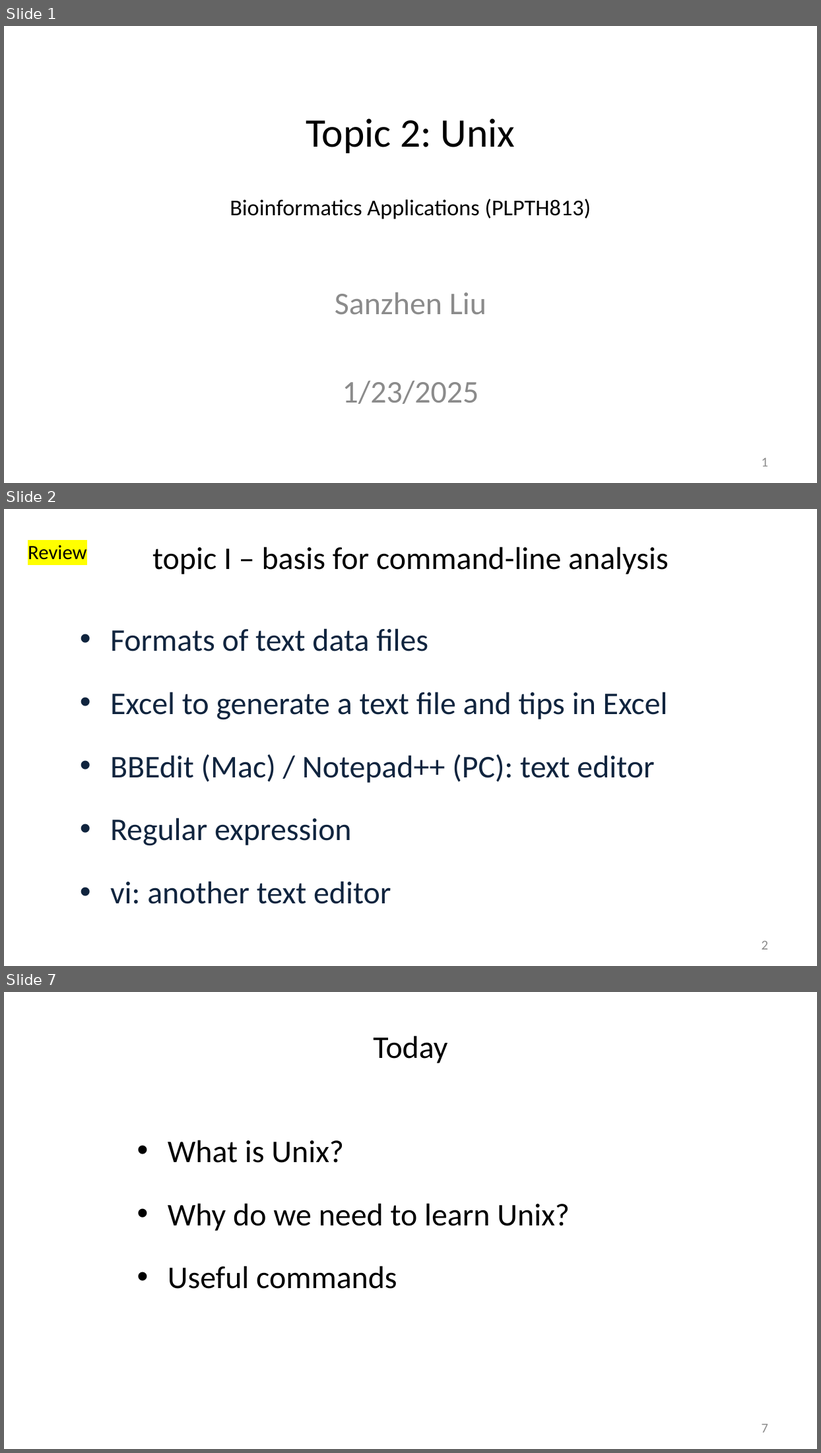
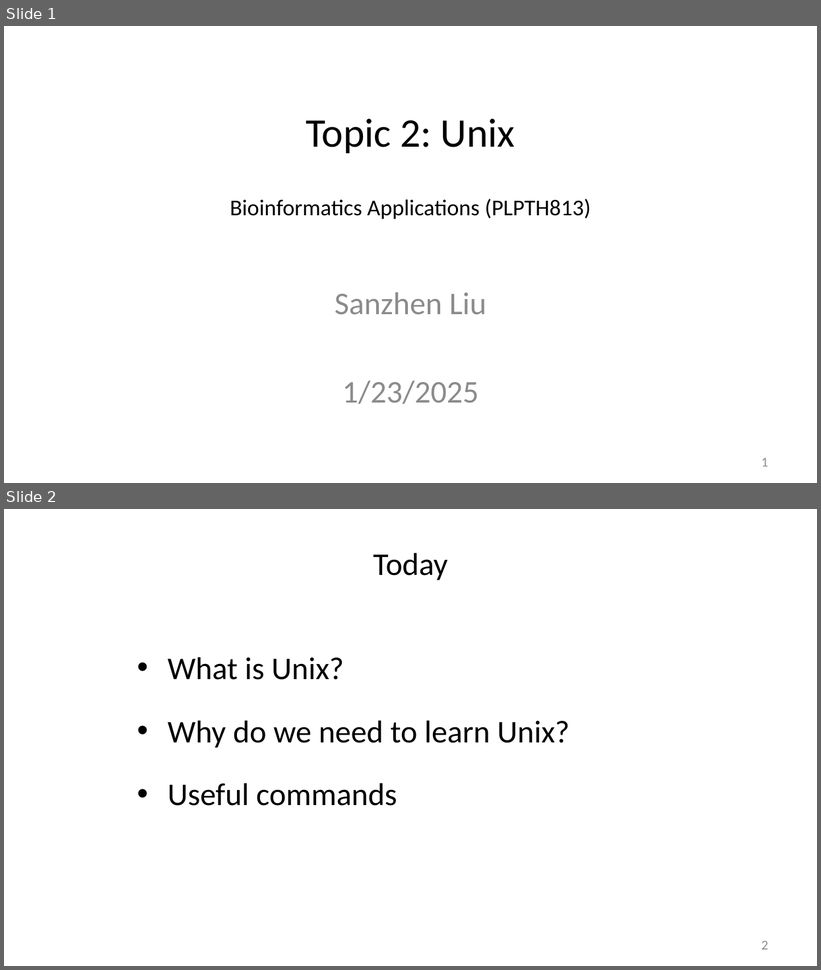
Before and after one commit to liu3zhenlab/teaching, a slide deck: PLPTH813Bioinformatis/2025/1_lecture/lecture02_unix.pptx. Shown one above the other, each under a label of ours: slides 1, 2 and 7 before the commit, slides 1 and 2 after it; the slides between them are not shown. The pictures are 821x1453 and 821x970 pixels, drawn with LibreOffice and Linux fonts; fonts in the diff are those of the drawing. Boxes give left, top, right and bottom in pixels: in the first picture for what was removed or moved away, otherwise in the second. Text is boxed around its words. In the diff, an @@ line names an element or a change of style, - is before the commit and + after.

```diff
--- a/PLPTH813Bioinformatis/2025/1_lecture/lecture02_unix.pptx
+++ b/PLPTH813Bioinformatis/2025/1_lecture/lecture02_unix.pptx
@@ slide 2 removed at [4,509,817,966], background #FFFFFF @@
@@ text removed at [28,545,86,560] @@
-Review
@@ title removed at [152,547,669,574] @@
-topic I – basis for command-line analysis
@@ text removed at [110,628,668,904] @@
-• Formats of text data files
-• Excel to generate a text file and tips in Excel
-• BBEdit (Mac) / Notepad++ (PC): text editor
-• Regular expression
-• vi: another text editor
@@ page number removed at [762,941,768,950] @@
-2
@@ what was slide 7 is now slide 2 @@
@@ page number at [762,941,768,950]: text changed @@
-7
+2
```
Also in this commit, not shown: 4 slides changed, 5 other slides removed, 1 other file.
